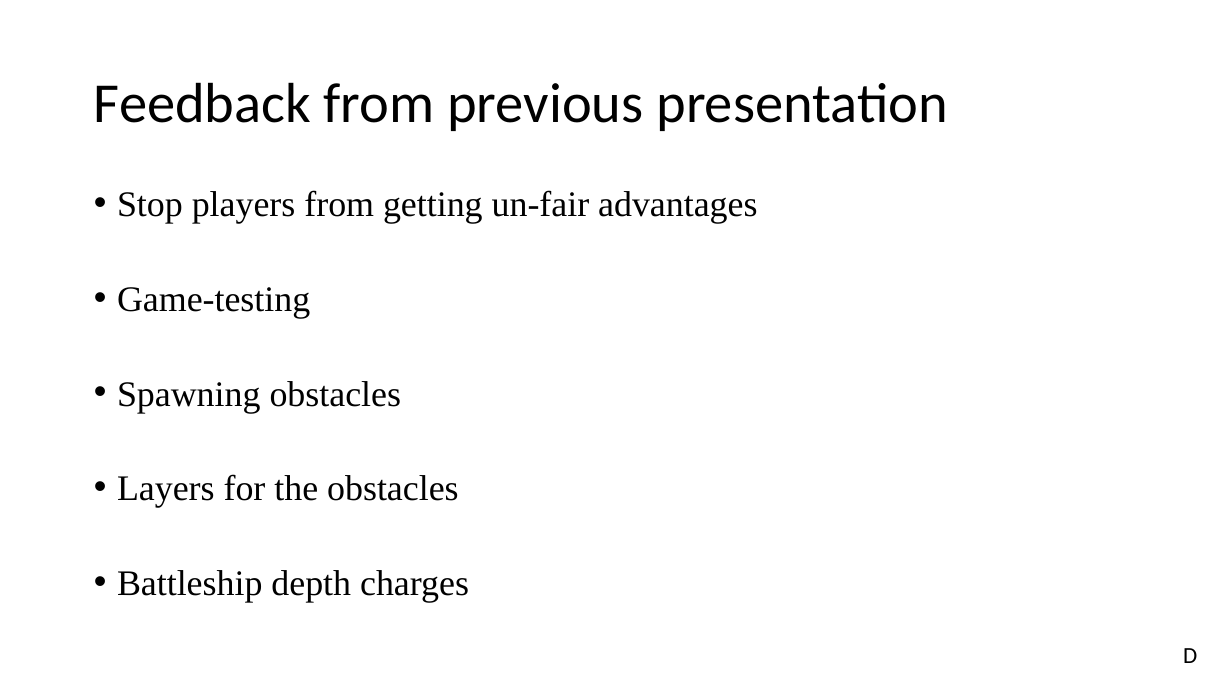
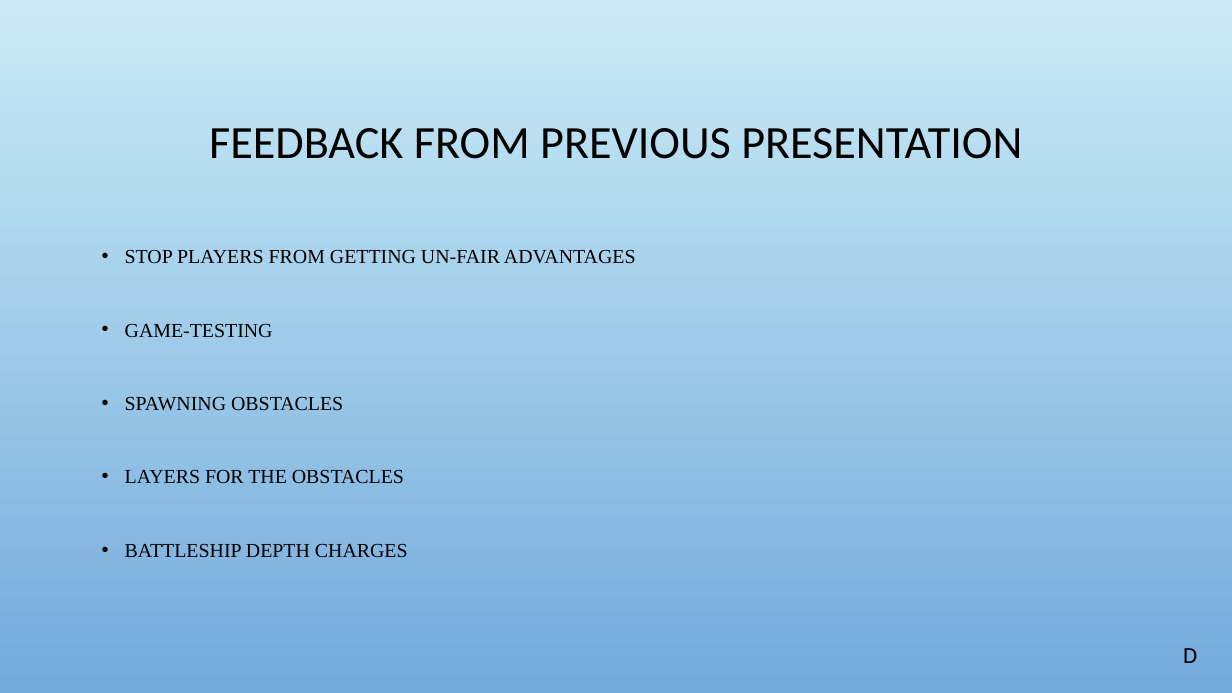
Before and after one commit to UoSGroupProjects1718/dm-bandai-namco-group-9, a slide deck: slide 9 of Presentations/L6 Group 9 Project Masterclass Final Pitch .pptx (slide 7 before the commit). Drawn at 1232x693 pixels with LibreOffice and Linux fonts; fonts in the diff are those of the drawing; background and template pictures are left out. Boxes give left, top, right and bottom in pixels: in the first picture for what was removed or moved away, otherwise in the second. Text is boxed around its words. In the diff, an @@ line names an element or a change of style, - is before the commit and + after.

```diff
--- a/Presentations/L6 Group 9 Project Masterclass Final Pitch .pptx
+++ b/Presentations/L6 Group 9 Project Masterclass Final Pitch .pptx
@@ background #FFFFFF to picture (left out) @@
@@ title at [209, 128, 1022, 159]: text changed; size 44 to 36 pt @@
-Feedback from previous presentation
+FEEDBACK FROM PREVIOUS PRESENTATION
@@ text at [125, 250, 636, 558]: text changed; size 28 to 15.5 pt @@
-• Stop players from getting un-fair advantages
-• Game-testing
-• Spawning obstacles
-• Layers for the obstacles
-• Battleship depth charges
+• STOP PLAYERS FROM GETTING UN-FAIR ADVANTAGES
+• GAME-TESTING
+• SPAWNING OBSTACLES
+• LAYERS FOR THE OBSTACLES
+• BATTLESHIP DEPTH CHARGES
```
Also in this commit, not shown: 14 other slides changed.
